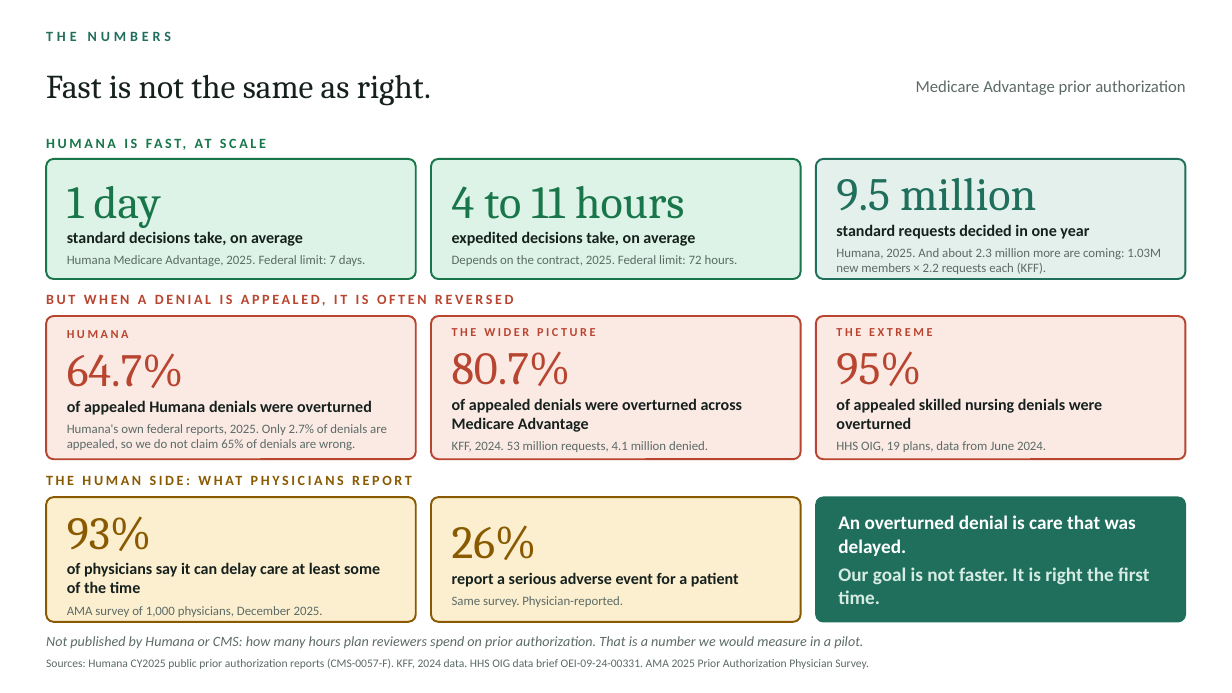
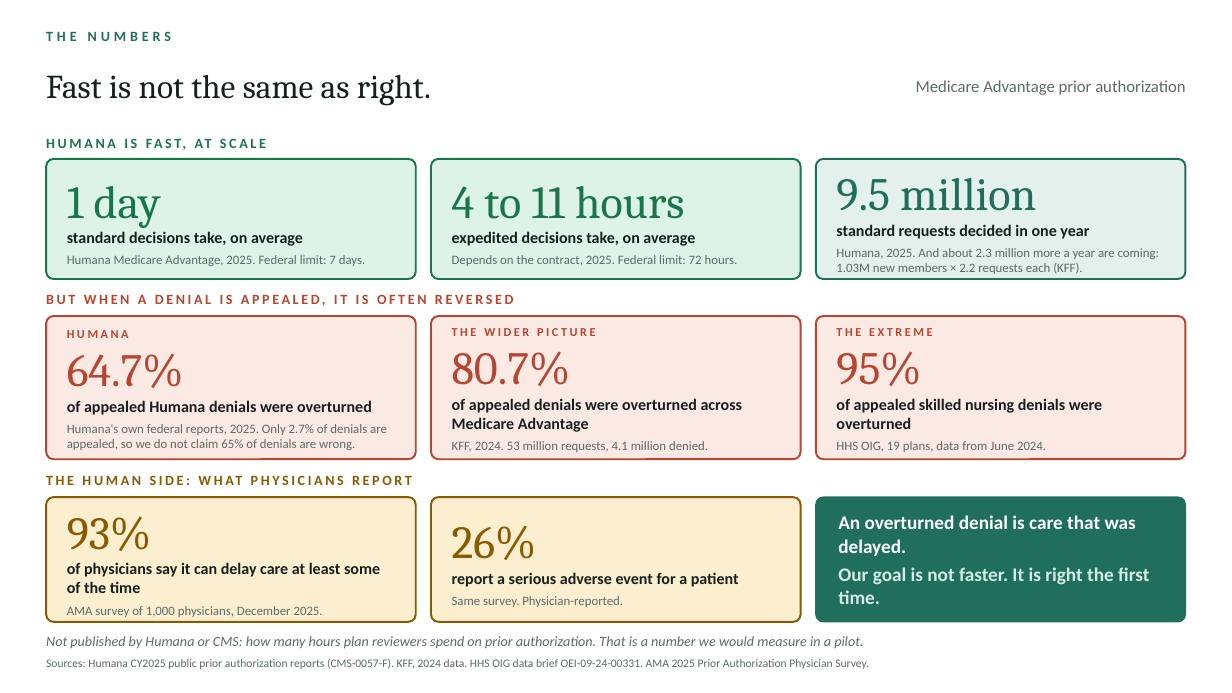
Before and after one commit to nishamishra12/humana-pa-prototype, a slide deck: slide 1 of deck/journey/Numbers.pptx. Drawn at 1232x693 pixels with LibreOffice and Linux fonts; fonts in the diff are those of the drawing. Boxes give left, top, right and bottom in pixels: in the first picture for what was removed or moved away, otherwise in the second. Text is boxed around its words. In the diff, an @@ line names an element or a change of style, - is before the commit and + after.

```diff
--- a/deck/journey/Numbers.pptx
+++ b/deck/journey/Numbers.pptx
@@ text in rounded rectangle at [836,248,1159,274]: text changed @@
-Humana, 2025. And about 2.3 million more are coming: 1.03M new members × 2.2 requests each (KFF).
+Humana, 2025. And about 2.3 million more a year are coming: 1.03M new members × 2.2 requests each (KFF).
```
Also in this commit, not shown: 5 other files.
